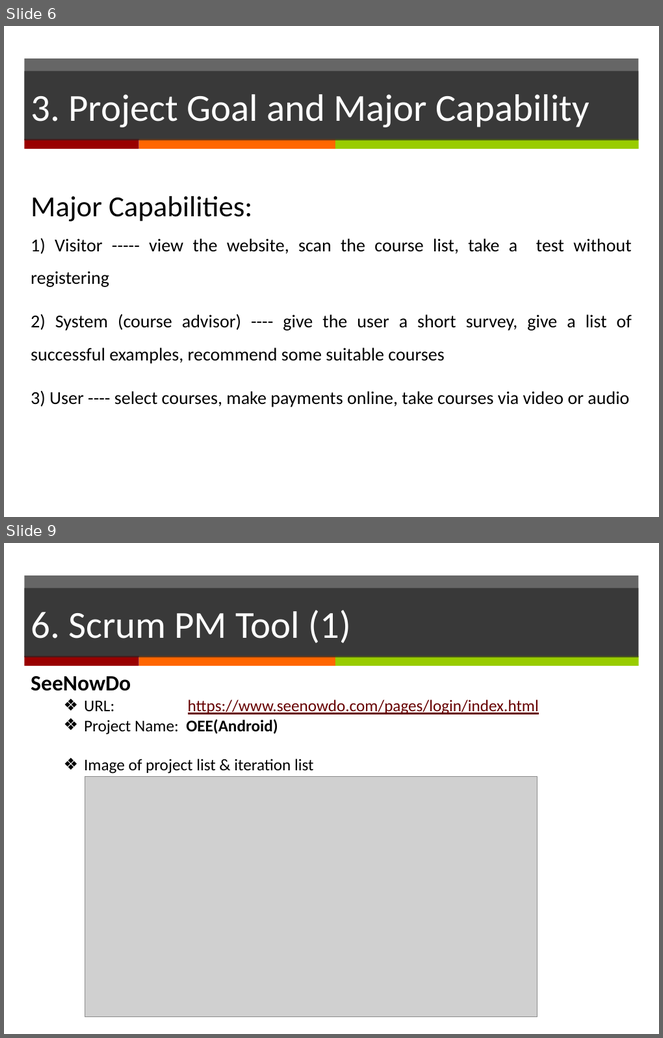
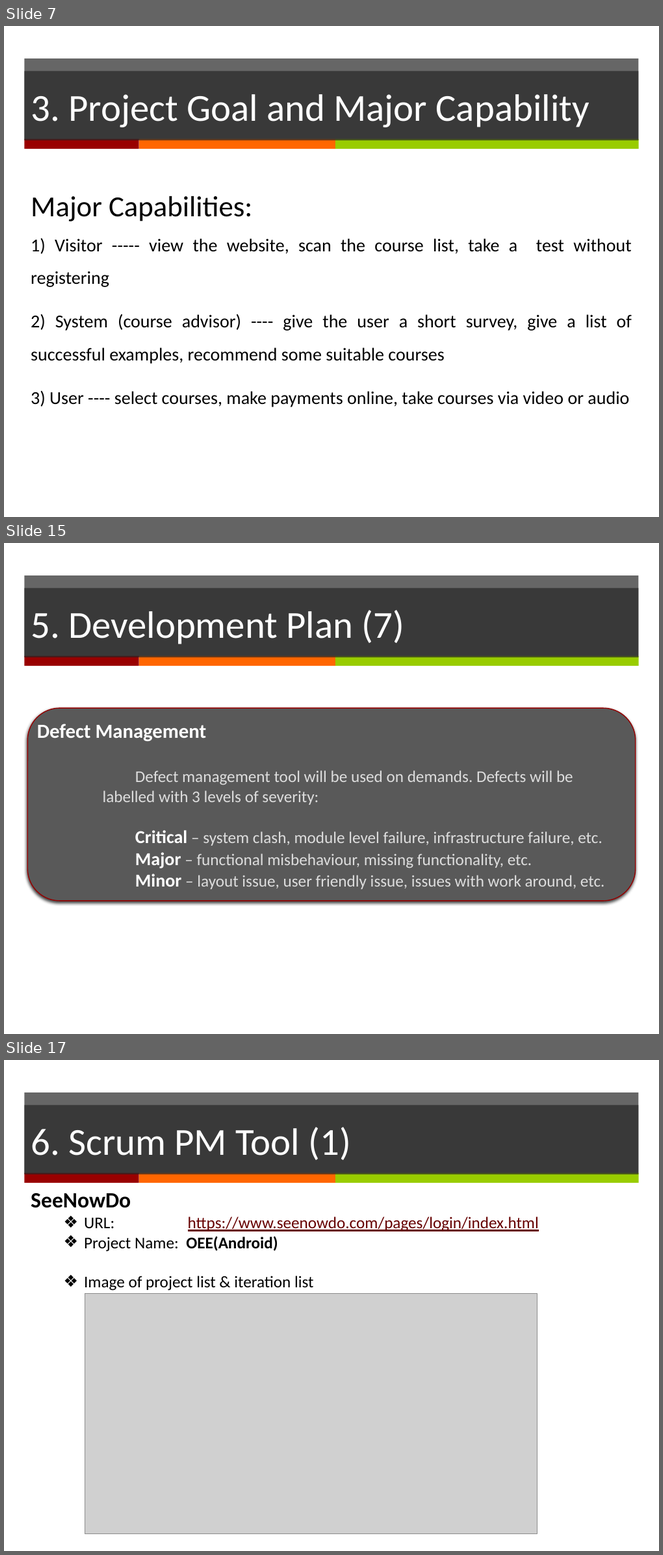
Before and after one commit to yadwinds/761_VEL, a slide deck: PCB/02 Plans & Actuals/2.1_Project Plan/Project Plan_(presentation)v0.1.pptx. Shown one above the other, each under a label of ours: slides 6 and 9 before the commit, slides 7, 15 and 17 after it; the slides between them are not shown. The pictures are 663x1038 and 663x1555 pixels, drawn with LibreOffice and Linux fonts; fonts in the diff are those of the drawing; grey boxes stand for pictures. Boxes give left, top, right and bottom in pixels: in the first picture for what was removed or moved away, otherwise in the second. Text is boxed around its words. In the diff, an @@ line names an element or a change of style, - is before the commit and + after.

```diff
--- a/PCB/02 Plans & Actuals/2.1_Project Plan/Project Plan_(presentation)v0.1.pptx
+++ b/PCB/02 Plans & Actuals/2.1_Project Plan/Project Plan_(presentation)v0.1.pptx
@@ slide 15 added at bbox=[4, 543, 659, 1034], background #FFFFFF; not listed: 4 template elements that a slide beside it also shows @@
@@ title added at bbox=[24, 589, 639, 657], fill #262626 at 70% opacity, 42 pt, text #FFFFFF @@
+5. Development Plan (7)
@@ rounded rectangle added at bbox=[27, 708, 636, 901], fill #595959, outline #950000 1 pt @@
@@ text added at bbox=[37, 724, 605, 889], 18 pt, text #DDDDDD @@
+Defect Management
+    Defect management tool will be used on demands. Defects will be labelled with 3 levels of severity:
+    Critical – system clash, module level failure, infrastructure failure, etc.
+    Major – functional misbehaviour, missing functionality, etc.
+    Minor – layout issue, user friendly issue, issues with work around, etc.
@@ what was slide 6 is now slide 7 @@
@@ what was slide 9 is now slide 17 @@
```
Also in this commit, not shown: 5 slides changed, 7 other slides added.
